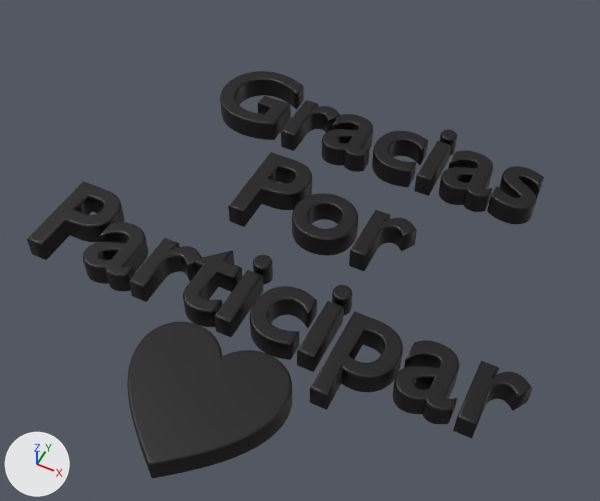
The glTF model 3d/graciaspp.glb as it was, and as the next commit left it.
Before and after are seen from a 50 mm camera at (1.92, -4.95, 4.79) aimed at (-0.05, -1.0, -0.14). Every picture has the same lights, and +X, +Y and +Z are marked at lower left. Vertices at the same position are counted once.

Names of what the first picture shows: 'GraciasPorParticipar'.
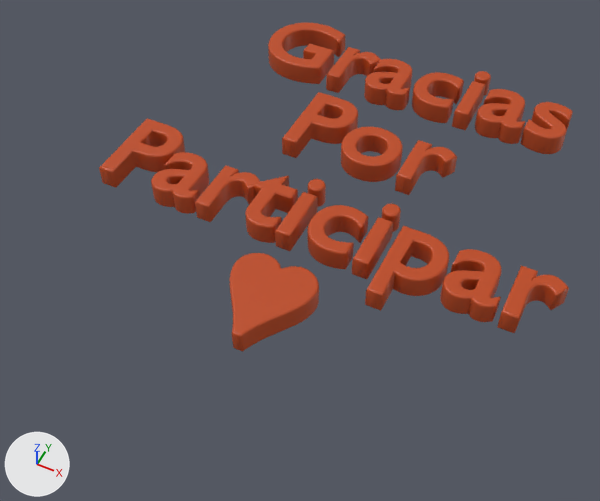
Where the change shows, as pixel boxes [x1, y1, x2, y2] in the pictures (600 x 501 px):
'GraciasPorParticipar', recoloured, reshaped, moved, turned (black to orange): before [27, 71, 544, 478]; after [99, 23, 573, 352]
part 1 of me_text, rebuilt (46% narrower, 36% shorter): before [127, 322, 292, 478]; after [230, 253, 319, 352]

The change, as a list of edits to the scene's bpy script:
```text
Change mat_material_001:
    mat_material_001.base_color: (0.0, 0.0, 0.0) -> (0.512, 0.0651, 0.00801)  # black #000000 -> orange #be4816
Change me_text:
    used by ob_graciasporparticipar; location = (0.0, 0.0, 0.0)
    remove me_text.from_pydata(...)  # 24768 vertices, 49472 faces; spans x -1.88..1.96, y -3.19..0.71, z -0.1..0.1
    add me_text.from_pydata(...)  # 24780 vertices, 49496 faces; spans x -1.88..1.96, y -3.02..0.71, z -0.1..0.1
    me_text part 1: the loose piece of 2592 vertices spanning x -0.57..0.57, y -3.19..-2.13, z -0.1..0.1 is rebuilt with 2604 vertices and now spans x -0.34..0.34, y -3.02..-2.26, z -0.1..0.1
Change ob_graciasporparticipar:
    ob_graciasporparticipar.location: (0.0, 0.0, 0.0) -> (0.0, 0.93, 0.0)
    ob_graciasporparticipar.rotation_euler: (0.0, 0.0, 0.0) -> (0.0, -0.0119, 0.0)  # degrees (0, 0, 0) -> degrees (0, -0.7, 0)
```
